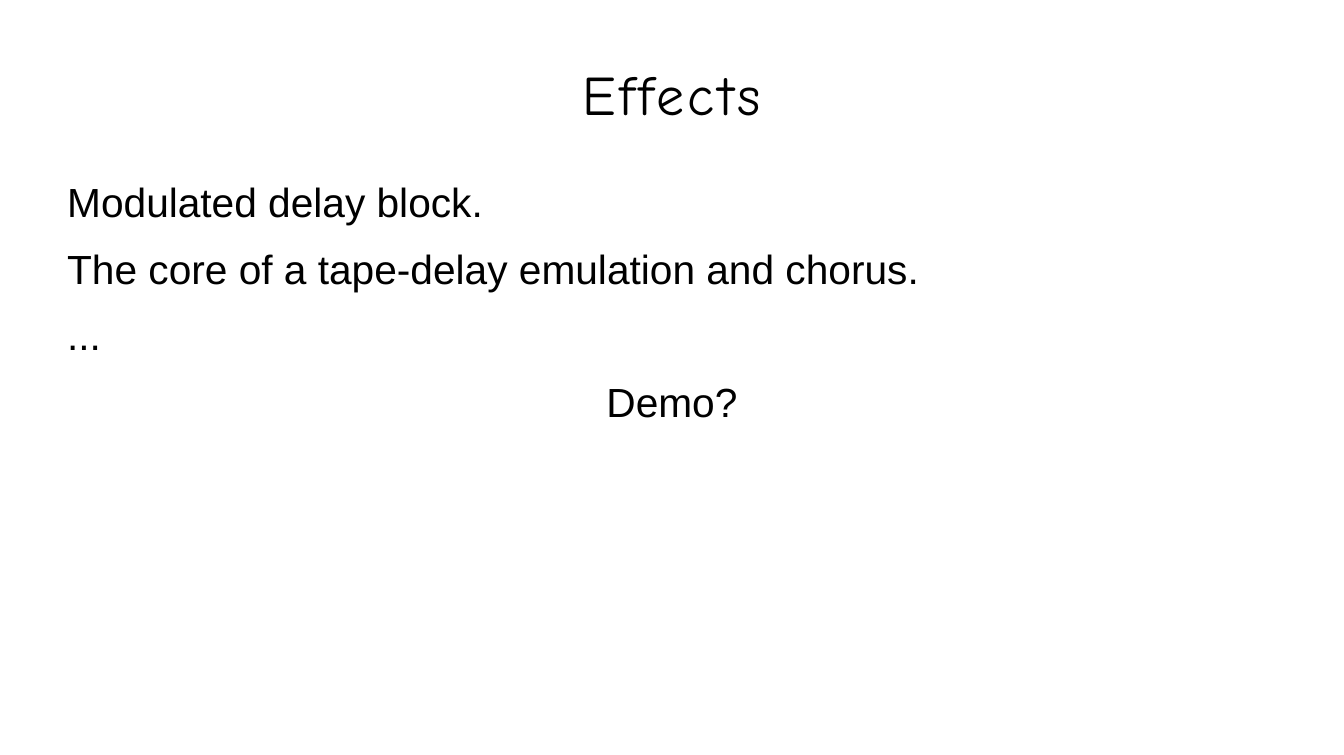
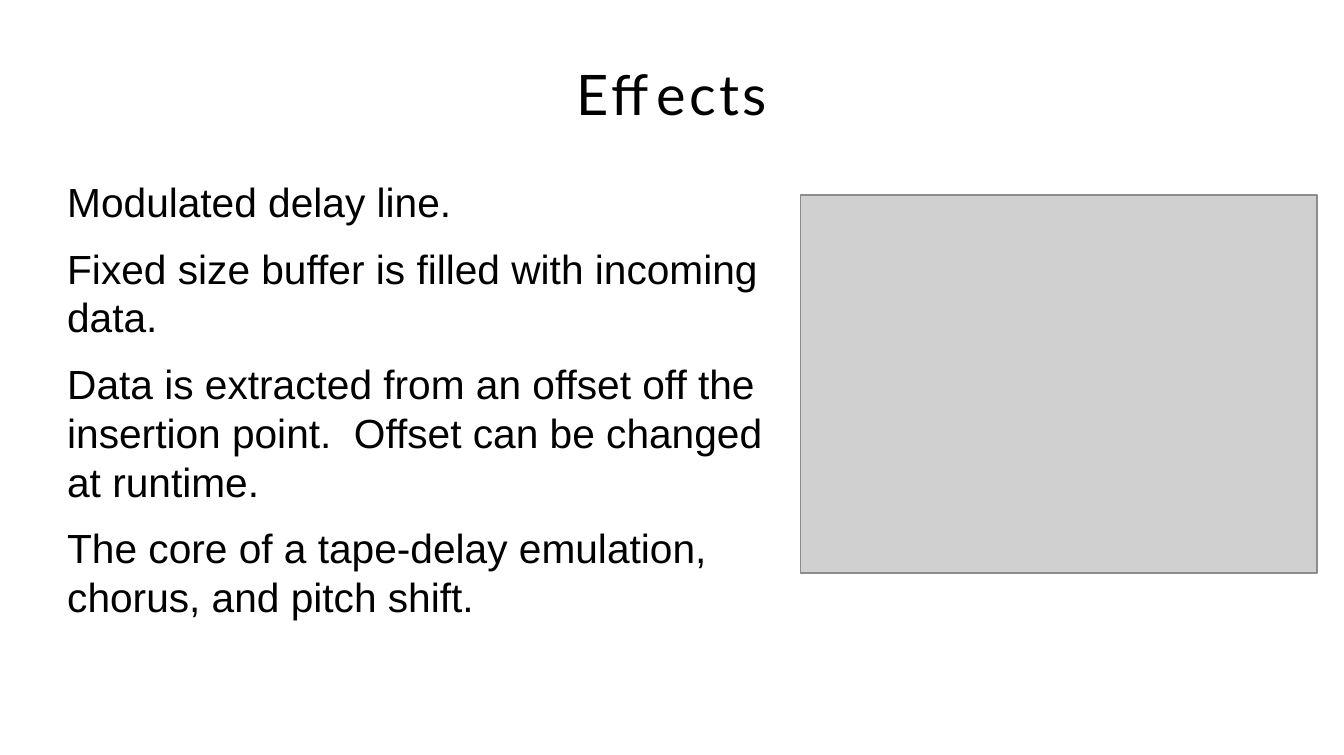
Before and after one commit to Jacquot-SFE/Teensy-synth-platform, a slide deck: slide 17 of presentation/slides/teensy-synthesis.odp (slide 15 before the commit). Drawn at 1344x755 pixels with LibreOffice and Linux fonts; fonts in the diff are those of the drawing; grey boxes stand for pictures; background and template pictures are left out. Boxes give left, top, right and bottom in pixels: in the first picture for what was removed or moved away, otherwise in the second. Text is boxed around its words. In the diff, an @@ line names an element or a change of style, - is before the commit and + after.

```diff
--- a/presentation/slides/teensy-synthesis.odp
+++ b/presentation/slides/teensy-synthesis.odp
@@ title "Effects" at <box>67,30,1277,156</box>: font Comic Neue to Lato @@
@@ text at <box>67,187,762,620</box>: text changed @@
-Modulated delay block.
-The core of a tape-delay emulation and chorus.
-...
-Demo?
+Modulated delay line.
+Fixed size buffer is filled with incoming data.
+Data is extracted from an offset off the insertion point. Offset can be changed at runtime.
+The core of a tape-delay emulation, chorus, and pitch shift.
@@ picture added at <box>800,195,1317,573</box> @@
```
Also in this commit, not shown: 27 other slides changed, 1 slide added, 11 other files.
